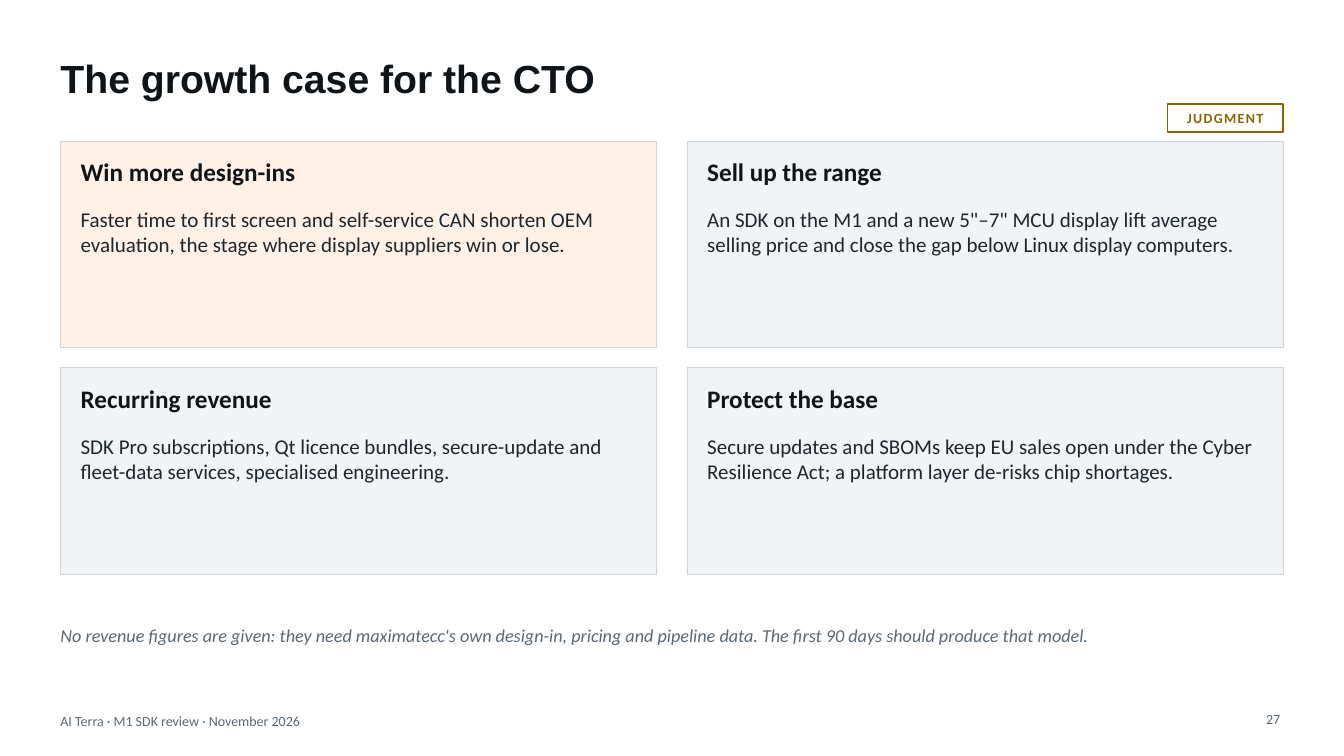
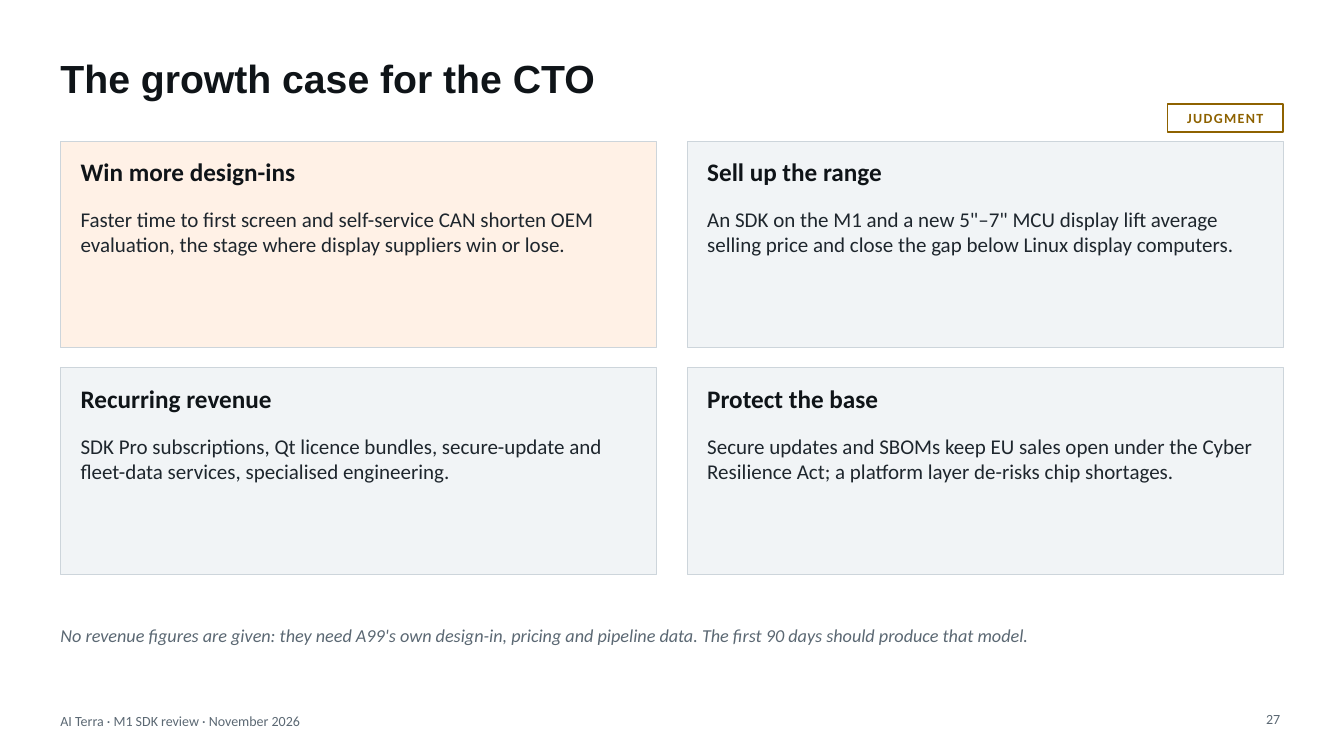
Before and after one commit to Raul-dot-valdez/max, a slide deck: slide 27 of docs/strategy/M1-SDK-review.pptx. Drawn at 1344x756 pixels with LibreOffice and Linux fonts; fonts in the diff are those of the drawing. Boxes give left, top, right and bottom in pixels: in the first picture for what was removed or moved away, otherwise in the second. Text is boxed around its words. In the diff, an @@ line names an element or a change of style, - is before the commit and + after.

```diff
--- a/docs/strategy/M1-SDK-review.pptx
+++ b/docs/strategy/M1-SDK-review.pptx
@@ text at (x1=60, y1=629, x2=1028, y2=645): text changed @@
-No revenue figures are given: they need maximatecc's own design-in, pricing and pipeline data. The first 90 days should produce that model.
+No revenue figures are given: they need A99's own design-in, pricing and pipeline data. The first 90 days should produce that model.
```
Also in this commit, not shown: 15 other slides changed, 19 other files.
